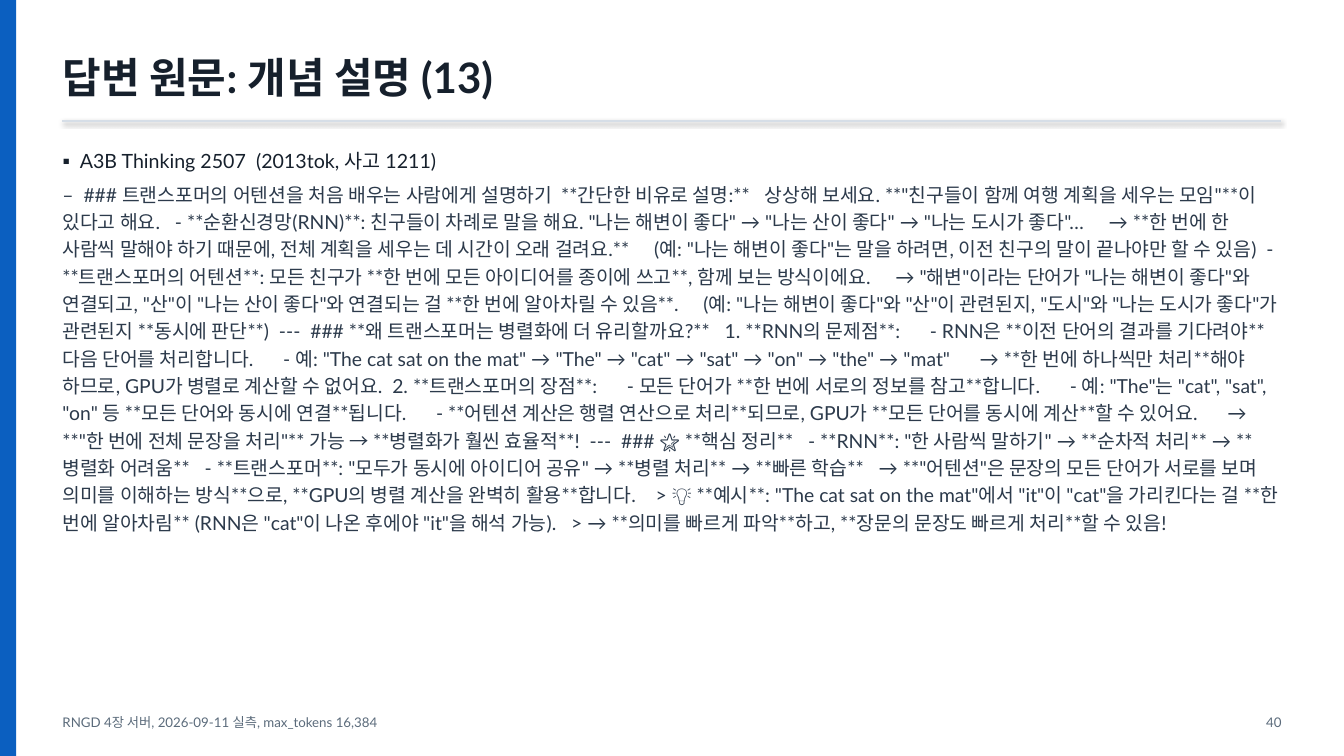
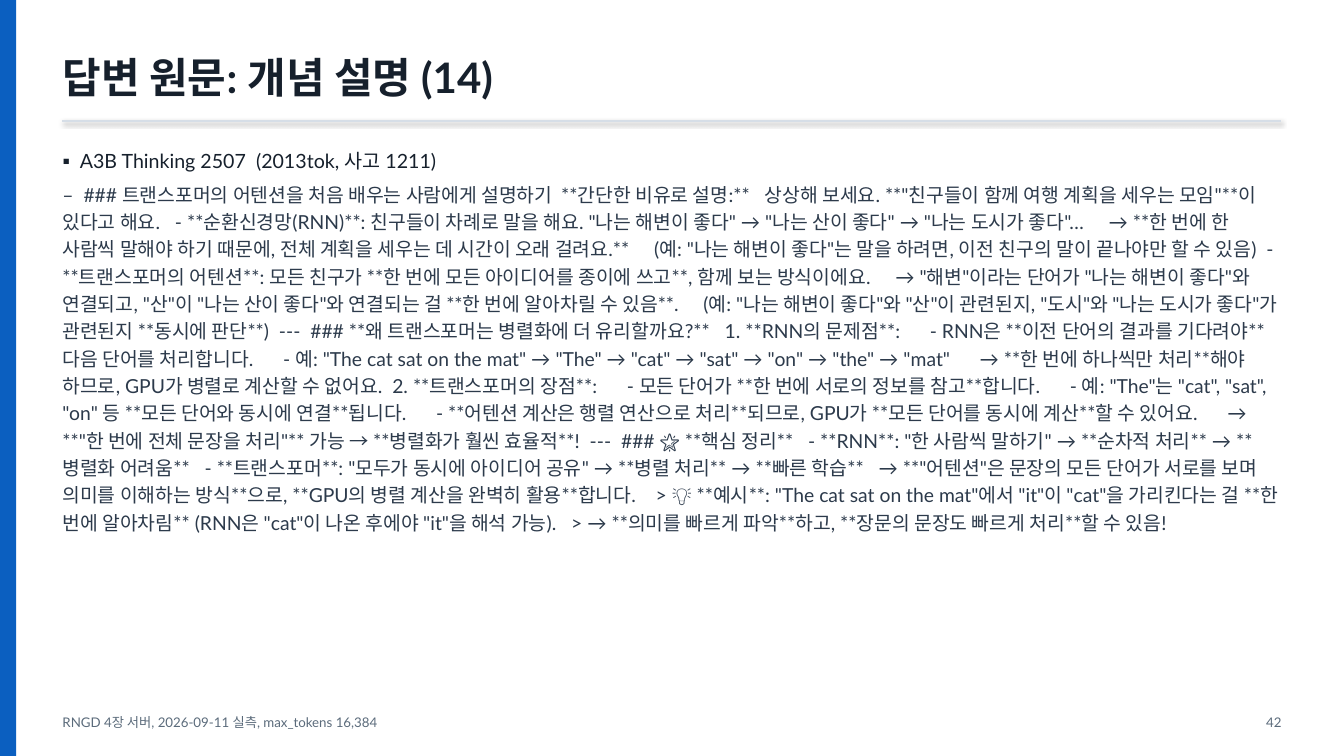
Before and after one commit to SOTA-PNU/RNGD-proj, a slide deck: slide 44 of Model_Benchmark/rngd-npu/bench_prebuilt_vs_custom/모델별-성능정리-2026-09-11.pptx (slide 42 before the commit). Drawn at 1344x756 pixels with LibreOffice and Linux fonts; fonts in the diff are those of the drawing. Boxes give left, top, right and bottom in pixels: in the first picture for what was removed or moved away, otherwise in the second. Text is boxed around its words. In the diff, an @@ line names an element or a change of style, - is before the commit and + after.

```diff
--- a/Model_Benchmark/rngd-npu/bench_prebuilt_vs_custom/모델별-성능정리-2026-09-11.pptx
+++ b/Model_Benchmark/rngd-npu/bench_prebuilt_vs_custom/모델별-성능정리-2026-09-11.pptx
@@ text at box(62, 57, 493, 100): text changed @@
-답변 원문: 개념 설명 (13)
+답변 원문: 개념 설명 (14)
@@ text at box(1266, 717, 1281, 727): text changed @@
-40
+42
```
Also in this commit, not shown: 36 other slides changed, 2 slides added, 19 other files.
